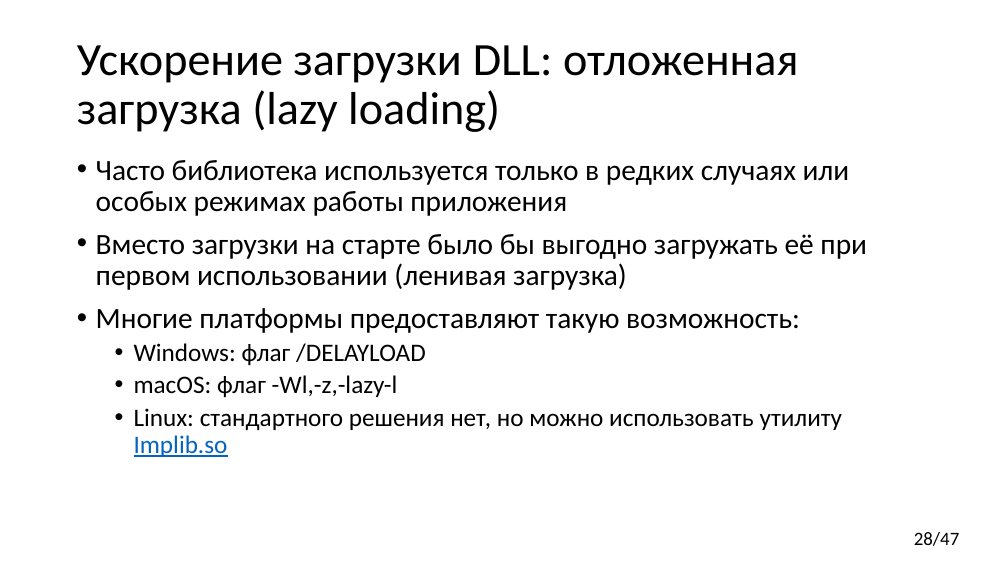
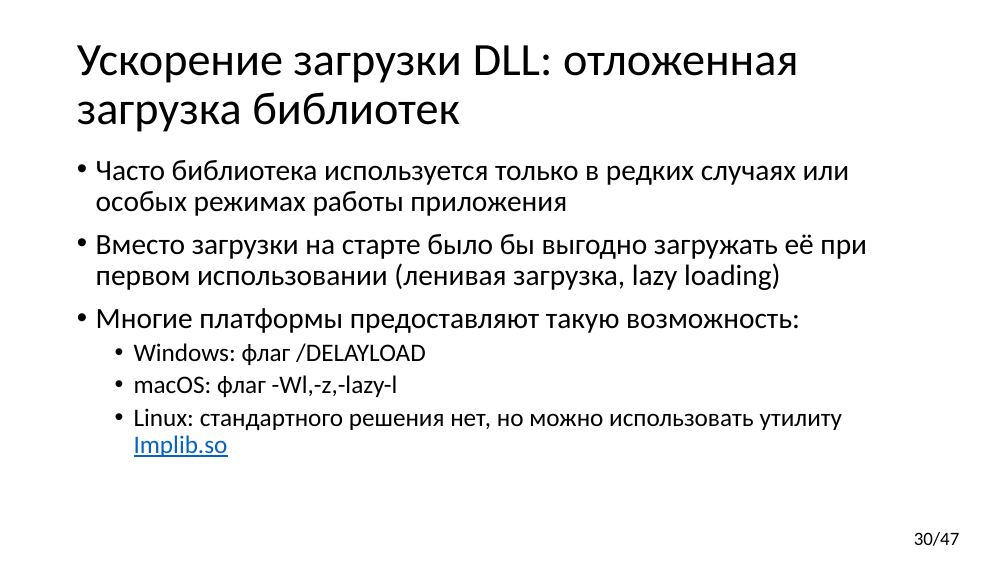
Before and after one commit to yugr/CppRussia, a slide deck: slide 30 of 2024/RU.pptx (slide 28 before the commit). Drawn at 1008x567 pixels with LibreOffice and Linux fonts; fonts in the diff are those of the drawing. Boxes give left, top, right and bottom in pixels: in the first picture for what was removed or moved away, otherwise in the second. Text is boxed around its words. In the diff, an @@ line names an element or a change of style, - is before the commit and + after.

```diff
--- a/2024/RU.pptx
+++ b/2024/RU.pptx
@@ title at [77,45,798,132]: text changed @@
-Ускорение загрузки DLL: отложенная загрузка (lazy loading)
+Ускорение загрузки DLL: отложенная загрузка библиотек
@@ text at [96,234,867,290]: text changed @@
-• Вместо загрузки на старте было бы выгодно загружать её при первом использовании (ленивая загрузка)
+• Вместо загрузки на старте было бы выгодно загружать её при первом использовании (ленивая загрузка, lazy loading)
@@ page number at [914,532,960,546]: text changed @@
-28/47
+30/47
```
Also in this commit, not shown: 1 other slide changed, 2 slides added.
